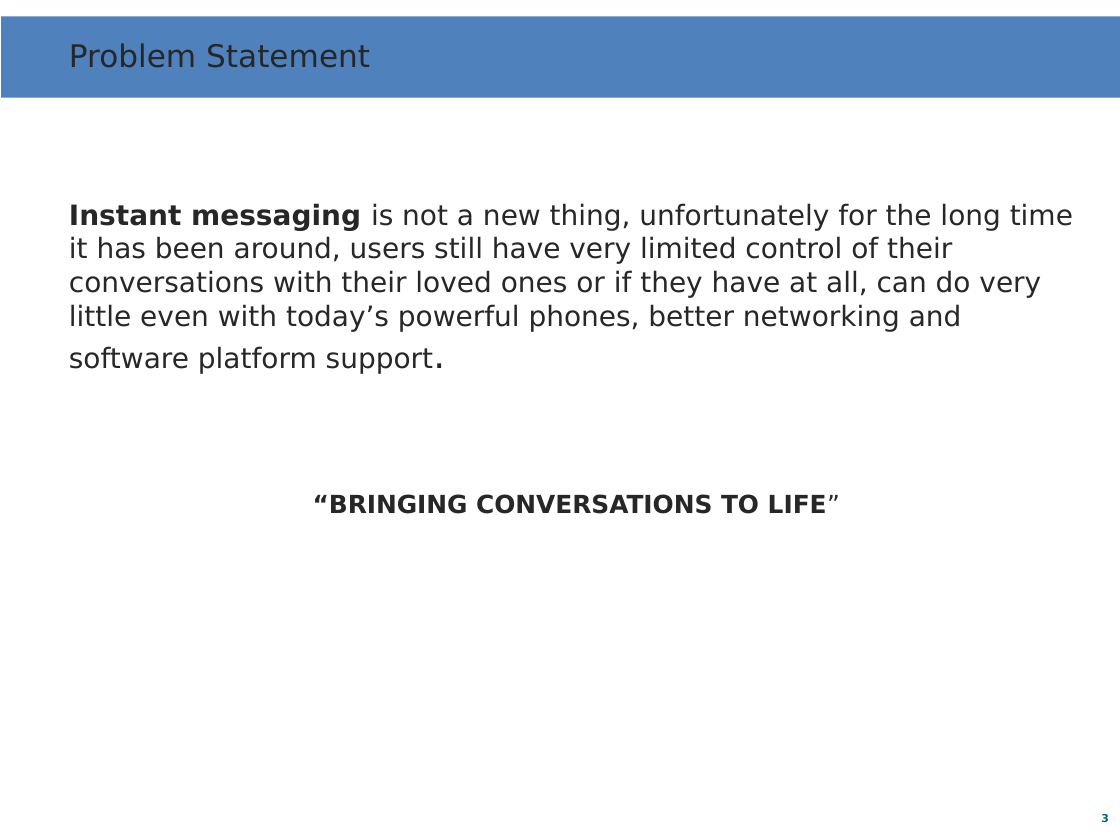
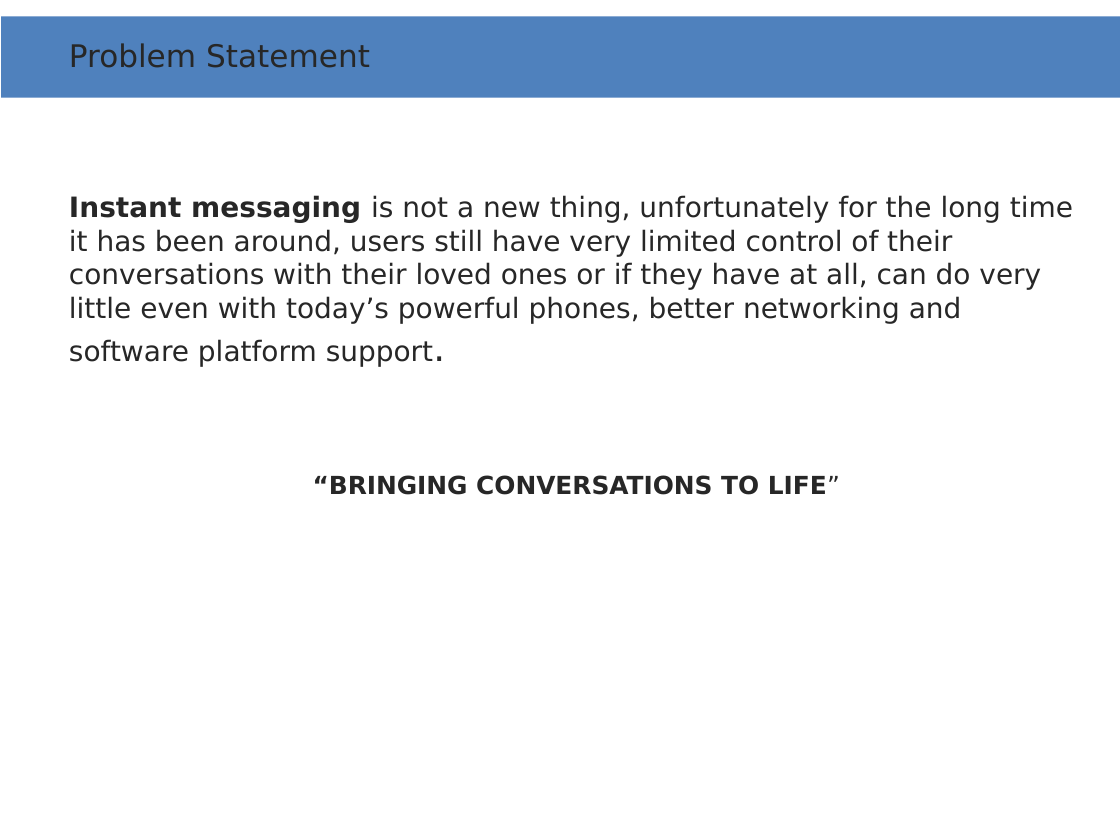
Before and after one commit to yaaminu/yennkasa-android, a slide deck: slide 3 of app-challenge presentation.pptx. Drawn at 1120x840 pixels with LibreOffice and Linux fonts; fonts in the diff are those of the drawing; background and template pictures are left out. Boxes give left, top, right and bottom in pixels: in the first picture for what was removed or moved away, otherwise in the second. Text is boxed around its words. In the diff, an @@ line names an element or a change of style, - is before the commit and + after.

```diff
--- a/app-challenge presentation.pptx
+++ b/app-challenge presentation.pptx
@@ text "Instant messaging is not a ..." rewrapped from (69,203,1073,514) to (69,195,1073,495) @@
@@ page number removed at (1101,814,1109,822) @@
-3
```
Also in this commit, not shown: 8 other slides changed, 2 other files.
